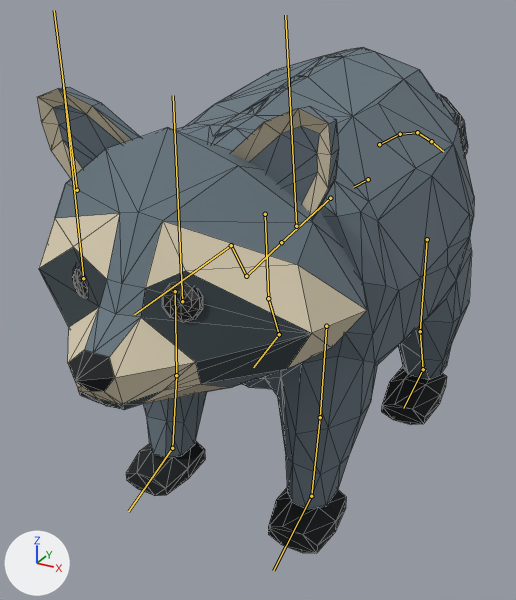
Before and after pictures for a commit that changed the glTF model assets/characters/raccoon_v2.glb.
One viewpoint serves both versions: a 50 mm lens placed at (0.562, -1.151, 0.881), pointed at (-0.141, 0.126, 0.242). Arrows for +X, +Y and +Z are at lower left; the lights stay in place. The first picture is the older version. The bones that bend it are drawn over the model as lines. Mesh edges are drawn as thin lines.

Names of what the first picture shows: 'Raccoon'.
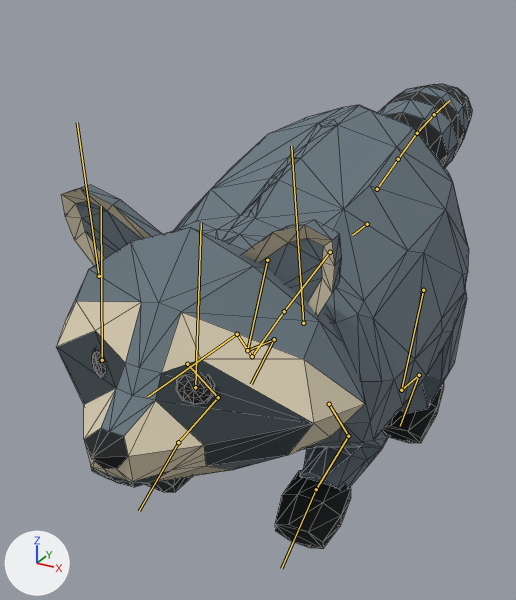
The newer file adds an action. The first version stands in its rest pose; the second is drawn at frame 2 of the action 'jump'.

The change in detail:
Bone 'pelvis' (bone_pelvis) moves from (0.0, 0.0, 0.0) to (0.0, -0.015, 0.109).
Bone 'pelvis' (bone_pelvis) turns from (0, 0, 0) to (3, 0, 0) degrees about its own x, y and z.
Bone 'spine' (bone_spine) turns from (0, 0, 0) to (3, 0, 0) degrees about its own x, y and z.
Bone 'chest' (bone_chest) turns from (0, 0, 0) to (2, 0, 0) degrees about its own x, y and z.
Bone 'neck' (bone_neck) turns from (0, 0, 0) to (-7, 0, 0) degrees about its own x, y and z.
Bone 'head' (bone_head) turns from (0, 0, 0) to (-9, 0, 0) degrees about its own x, y and z.
Bone 'ear.L' (bone_ear_l) turns from (0, 0, 0) to (9, 0, 0) degrees about its own x, y and z.
Bone 'ear.R' (bone_ear_r) turns from (0, 0, 0) to (9, 0, 0) degrees about its own x, y and z.
Bone 'upperarm.L' (bone_upperarm_l) turns from (0, 0, 0) to (34, 0, 0) degrees about its own x, y and z.
Bone 'forearm.L' (bone_forearm_l) turns from (0, 0, 0) to (-114, 0, 0) degrees about its own x, y and z.
Bone 'hand.L' (bone_hand_l) turns from (0, 0, 0) to (80, 0, 0) degrees about its own x, y and z.
Bone 'upperarm.R' (bone_upperarm_r) turns from (0, 0, 0) to (34, 0, 0) degrees about its own x, y and z.
Bone 'forearm.R' (bone_forearm_r) turns from (0, 0, 0) to (-114, 0, 0) degrees about its own x, y and z.
Bone 'hand.R' (bone_hand_r) turns from (0, 0, 0) to (80, 0, 0) degrees about its own x, y and z.
Bone 'tail1' (bone_tail1) turns from (0, 0, 0) to (14, 0, 0) degrees about its own x, y and z.
Bone 'tail2' (bone_tail2) turns from (0, 0, 0) to (7, 0, 0) degrees about its own x, y and z.
Bone 'tail3' (bone_tail3) turns from (0, 0, 0) to (4, 0, 0) degrees about its own x, y and z.
Bone 'thigh.L' (bone_thigh_l) turns from (0, 0, 0) to (-35, 0, 0) degrees about its own x, y and z.
Bone 'shin.L' (bone_shin_l) turns from (0, 0, 0) to (84, 0, 0) degrees about its own x, y and z.
Bone 'foot.L' (bone_foot_l) turns from (0, 0, 0) to (-35, 0, 0) degrees about its own x, y and z.
Bone 'thigh.R' (bone_thigh_r) turns from (0, 0, 0) to (-35, 0, 0) degrees about its own x, y and z.
Bone 'shin.R' (bone_shin_r) turns from (0, 0, 0) to (84, 0, 0) degrees about its own x, y and z.
Bone 'foot.R' (bone_foot_r) turns from (0, 0, 0) to (-35, 0, 0) degrees about its own x, y and z.

Changed parts and their boxes (x1, y1, x2, y2) in the pictures (516 x 600 px):
'Raccoon', posed (8% shorter): before (37, 47, 474, 553); after (56, 84, 473, 549)
bone 'pelvis', root to tip: before (368, 179) to (353, 187); after (367, 224) to (352, 235)
bone 'spine', root to tip: before (330, 198) to (281, 242); after (330, 252) to (284, 311)
bone 'chest', root to tip: before (281, 242) to (246, 276); after (284, 311) to (252, 356)
bone 'neck', root to tip: before (246, 276) to (231, 245); after (252, 356) to (237, 334)
bone 'head', root to tip: before (231, 245) to (134, 314); after (237, 334) to (148, 396)
bone 'ear.L', root to tip: before (296, 226) to (285, 15); after (303, 323) to (291, 146)
bone 'ear.R', root to tip: before (77, 190) to (54, 10); after (99, 276) to (77, 122)
bone 'upperarm.L', root to tip: before (326, 326) to (320, 417); after (329, 404) to (348, 436)
bone 'forearm.L', root to tip: before (320, 417) to (311, 496); after (348, 436) to (316, 489)
bone 'hand.L', root to tip: before (311, 496) to (273, 570); after (316, 489) to (281, 568)
bone 'upperarm.R', root to tip: before (175, 291) to (176, 375); after (187, 364) to (218, 397)
bone 'forearm.R', root to tip: before (176, 375) to (172, 448); after (218, 397) to (178, 442)
bone 'hand.R', root to tip: before (172, 448) to (128, 511); after (178, 442) to (139, 511)
bone 'tail1', root to tip: before (379, 144) to (400, 134); after (377, 189) to (398, 159)
bone 'tail2', root to tip: before (400, 134) to (417, 132); after (398, 159) to (417, 133)
bone 'tail3', root to tip: before (417, 132) to (431, 141); after (417, 133) to (434, 114)
bone 'thigh.L', root to tip: before (427, 239) to (420, 331); after (423, 290) to (401, 390)
bone 'shin.L', root to tip: before (420, 331) to (423, 369); after (401, 390) to (419, 375)
bone 'foot.L', root to tip: before (423, 369) to (403, 408); after (419, 375) to (400, 426)
bone 'thigh.R', root to tip: before (265, 214) to (268, 298); after (267, 260) to (247, 350)
bone 'shin.R', root to tip: before (268, 298) to (279, 334); after (247, 350) to (274, 339)
bone 'foot.R', root to tip: before (279, 334) to (253, 367); after (274, 339) to (251, 384)
